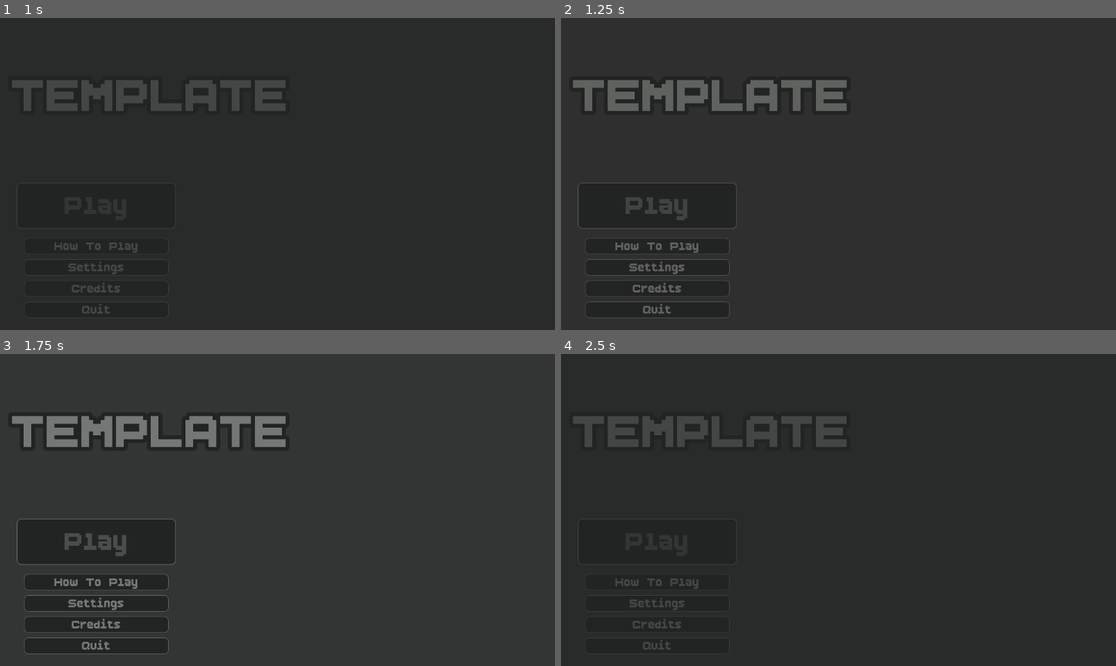
Above: before the commit, frames 1-4 (two rows, left to right).
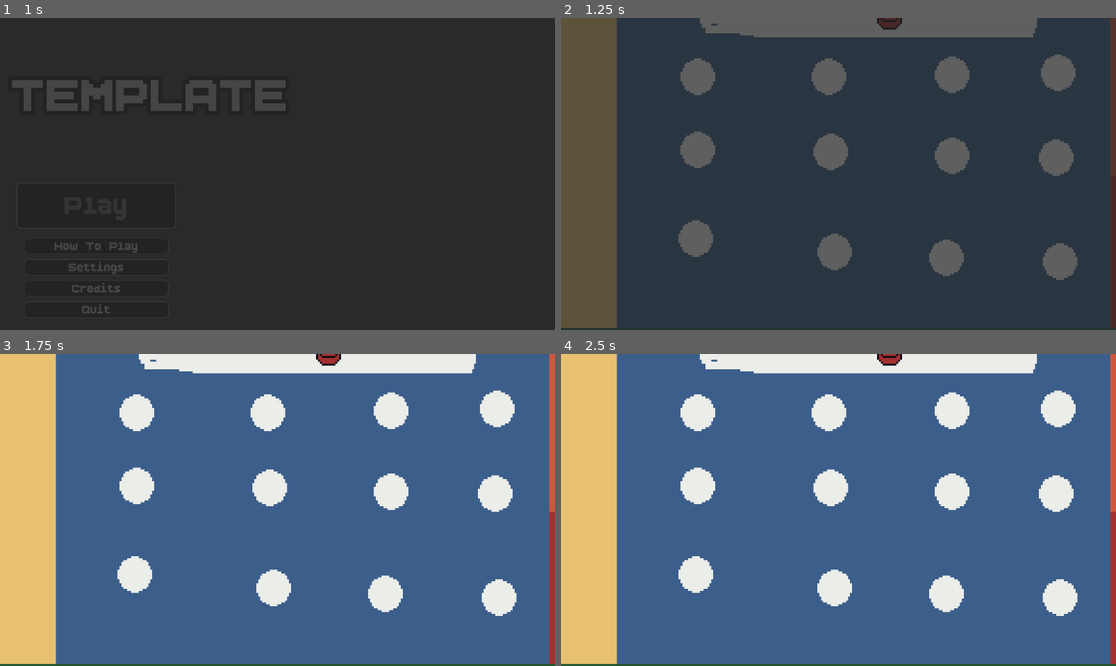
Above: after the commit, the same moments.

Repository: Rat-Haven-Studios/melon-jam-2025
Game: Godot game, scene res://1-main/Main.tscn
The game is run twice, just before and just after one commit, with the same random seed, the same clock (stepped at 60 frames per second) and the same inputs. Sound files missing from this copy of the repository are replaced by a short silence.
Inputs (mouse positions are in pixels of both pictures, inside the frame that each line leads up to):
- Up to frame 1 (1 s): click "Play" at 0.5 s
- Up to frame 2 (1.25 s): no input
- Up to frame 3 (1.75 s): click (94, 541) at 1.25 s, where only the run before the commit has a clickable "Play"
- Up to frame 4 (2.5 s): click (655, 541) at 2 s, where only the run before the commit has a clickable "Play"

Frame 1 is identical in both runs. In frame 2, 31% of the frame differs, in the area x 0-100%, y 0-100%; in frame 3, 100%; in frame 4, 100%.

Commit message:
Added the level
just added the level

Diff:
--- a/3-ui/main-menu/main_menu.gd
+++ b/3-ui/main-menu/main_menu.gd
@@ -6,7 +6,7 @@
 @onready var quitButton: Button = $PanelContainer/VBoxContainer/ButtonMarginContainer/VBoxContainer/ButtonVBox/QuitButton
 @onready var creditsButton: Button = $PanelContainer/VBoxContainer/ButtonMarginContainer/VBoxContainer/ButtonVBox/CreditsButton
 
-const FIRST_LEVEL: String = ""
+const FIRST_LEVEL: String = "res://4-objects/2-level/FIRST_LEVEL.tscn"
 const HOW_TO_PLAY: String = ""
 const CREDITS: String = ""
 
--- a/4-objects/0-character/Character.tscn
+++ b/4-objects/0-character/Character.tscn
@@ -5,7 +5,7 @@
 
 [sub_resource type="RectangleShape2D" id="RectangleShape2D_gbt3e"]
 
-[node name="Character" type="CharacterBody2D"]
+[node name="Character" type="CharacterBody2D" groups=["Player"]]
 script = ExtResource("1_l8ec2")
 
 [node name="CollisionShape2D" type="CollisionShape2D" parent="."]
--- /dev/null
+++ b/4-objects/2-level/FIRST_LEVEL.tscn
@@ -0,0 +1,15 @@
+[gd_scene load_steps=3 format=3 uid="uid://btyikl70k86w6"]
+
+[ext_resource type="Texture2D" uid="uid://dtv0iqfxnymma" path="res://0-assets/sprites/world/Quick Blueprint.png" id="1_4jqpd"]
+[ext_resource type="Script" uid="uid://ko5yay6dida1" path="res://4-objects/2-level/camera_2d.gd" id="2_wl7ar"]
+
+[node name="Level" type="Node2D"]
+
+[node name="Sprite2D" type="Sprite2D" parent="."]
+position = Vector2(256, 256)
+texture = ExtResource("1_4jqpd")
+
+[node name="Camera2D" type="Camera2D" parent="."]
+position = Vector2(259, 383)
+zoom = Vector2(4, 4)
+script = ExtResource("2_wl7ar")
--- /dev/null
+++ b/4-objects/2-level/camera_2d.gd
@@ -0,0 +1,17 @@
+extends Camera2D
+
+
+var player = null
+
+func _ready():
+	findPlayer()
+
+func _process(float):
+	if player == null:
+		CLogger.debug("Haven't found the player man")
+		findPlayer()
+	else:
+		self.position = player.position
+func findPlayer():
+	CLogger.info("Camera finding player")
+	player = get_tree().get_first_node_in_group("Player")
Not shown, added: 4-objects/2-level/camera_2d.gd.uid
